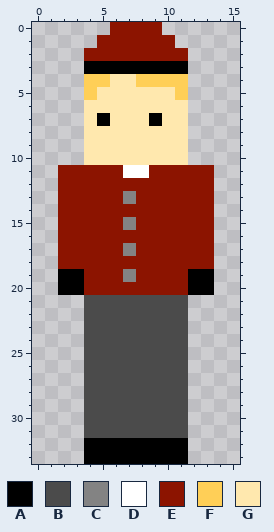
One commit to this pixel-art sprite: assets/characters/p_winter.png. That is the earlier state.
The file is 512x1088 pixels, drawn in blocks of 32x32; one block is one cell here.
Palette (. is transparent): A #000000  B #4b4b4b  C #838383  D #ffffff  E #8c1400  F #ffcf57  G #ffe8ae
The same view after the edit:
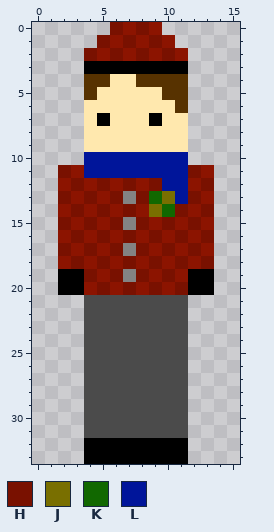
Colours new in this view: H #791100  J #796f00  K #116800  L #00159a
Edits made:
colour F: #ffcf57 -> #573200
y 0: x 6 E -> H; x 8 E -> H
y 1: x 5 E -> H; x 7 E -> H; x 9 E -> H
y 2: x 4 E -> H; x 6 E -> H; x 8 E -> H; x 10 E -> H
y 5: x 10 G -> F
y 6: x 11 G -> F
y 10: x 4..11 GGGGGGGG -> LLLLLLLL
y 11: x 2 E -> H; x 4..12 EEEDDEEEE -> LLLLLLLLH
y 12: x 3 E -> H; x 5 E -> H; x 7 E -> H; x 9..11 EEE -> HLL; x 13 E -> H
y 13: x 2 E -> H; x 4 E -> H; x 6 E -> H; x 8..12 EEEEE -> HKJLH
y 14: x 3 E -> H; x 5 E -> H; x 7 E -> H; x 9..11 EEE -> JKH; x 13 E -> H
y 15: x 2 E -> H; x 4 E -> H; x 6 E -> H; x 8 E -> H; x 10 E -> H; x 12 E -> H
y 16: x 3 E -> H; x 5 E -> H; x 7 E -> H; x 9 E -> H; x 11 E -> H; x 13 E -> H
y 17: x 2 E -> H; x 4 E -> H; x 6 E -> H; x 8 E -> H; x 10 E -> H; x 12 E -> H
y 18: x 3 E -> H; x 5 E -> H; x 7 E -> H; x 9 E -> H; x 11 E -> H; x 13 E -> H
y 19: x 4 E -> H; x 6 E -> H; x 8 E -> H; x 10 E -> H
y 20: x 5 E -> H; x 7 E -> H; x 9 E -> H; x 11 E -> H
Where, in picture pixels (left, top, right, bottom), the same in both pictures:
changed: (58, 22, 214, 295)
